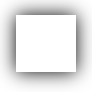
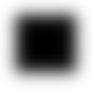
Layered file, before and after one edit (92×92). Changes by layer:
painted on "Layer" over [0, 0, 92, 92]
